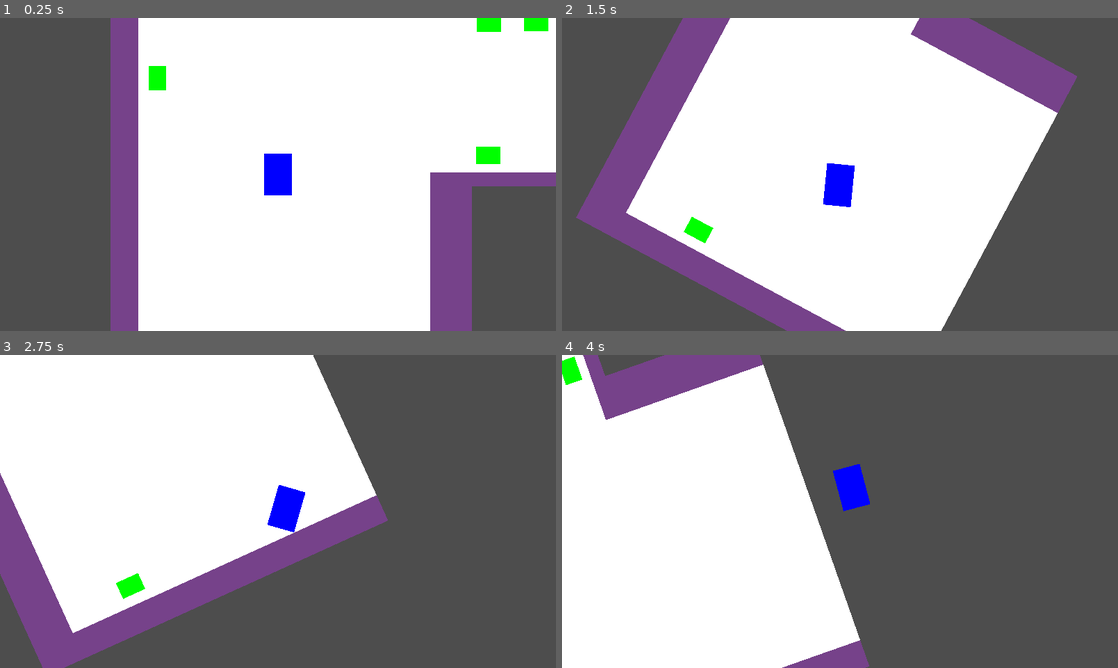
Above: before the commit, frames 1-4 (two rows, left to right).
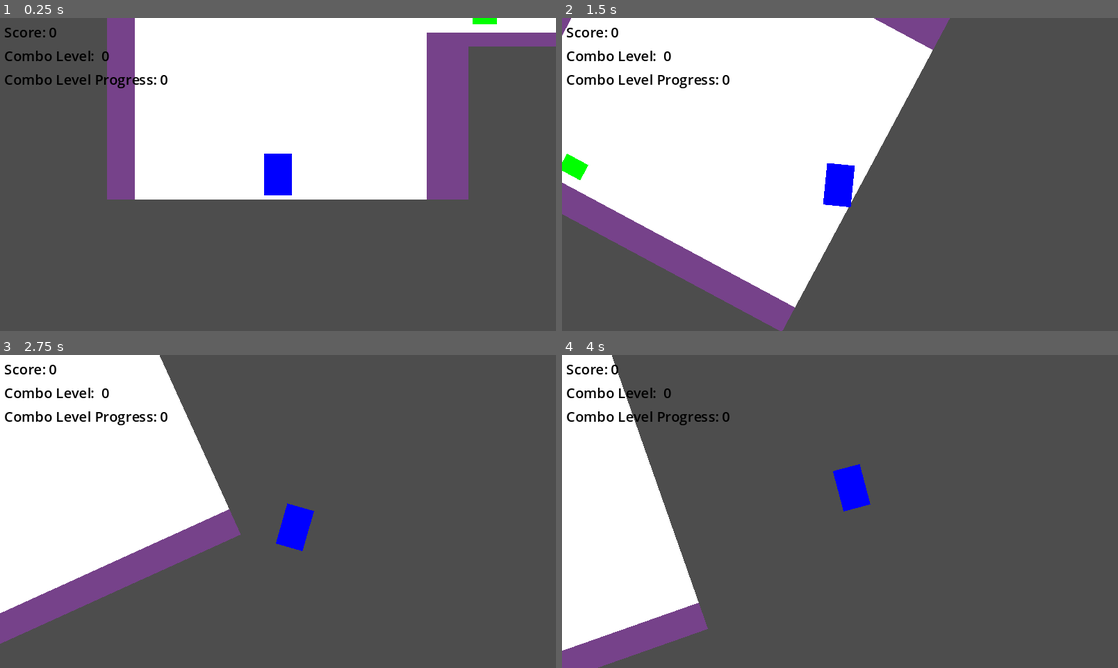
Above: after the commit, the same moments.

Repository: lukeledvina/UnleashTheBeast
Game: Godot game, scene res://Game/game.tscn
The game is run twice, just before and just after one commit, with the same random seed, the same clock (stepped at 60 frames per second) and the same inputs.
Inputs:
- Up to frame 1 (0.25 s): no input
- Up to frame 2 (1.5 s): tap Enter at 0.5 s; hold D (right) 0.53-1.28 s; hold Space (drift) 0.53-1.28 s; hold S (down) from 1.28 s (still down); tap Space (drift) at 1.35 s
- Up to frame 3 (2.75 s): release S (down) at 2.03 s; hold D (right) from 2.03 s (still down); hold Space (drift) from 2.03 s (still down)
- Up to frame 4 (4 s): release D (right) at 2.78 s; release Space (drift) at 2.78 s; hold W (up) 2.78-3.53 s; tap Space (drift) at 2.85 s; hold A (left) from 3.53 s (still down); hold Space (drift) from 3.53 s (still down)

The runs differ from the first frame. In frame 1, 40% of the frame differs, in the area x 0-100%, y 0-100%; in frame 2, 40%, in the area x 0-93%, y 0-100%; in frame 3, 30%; in frame 4, 32%.

Commit message:
Add basic UI

Diff:
--- a/Game/game.gd
+++ b/Game/game.gd
@@ -1,5 +1,7 @@
 extends Node2D
 
+@onready var ui = $UI
+@onready var score_manager = $ScoreManager
 var total_score: int = 0
 @onready var breakables = $Level/BreakableContainer.get_children()
 
@@ -10,5 +12,7 @@
 		breakable.connect("broken", _on_breakable_broken)
 
 func _on_breakable_broken(score):
-	total_score += score
+	score_manager.increase_score(score)
 	combo_manager.increase_combo(score)
+	ui.update_score_label(score_manager.total_score)
+	ui.update_combo_labels()
--- /dev/null
+++ b/Game/game.tres
@@ -0,0 +1,4 @@
+[gd_resource type="Theme" format=3 uid="uid://b8irtq06na5ky"]
+
+[resource]
+Label/colors/font_color = Color(0, 0, 0, 1)
--- a/Game/game.tscn
+++ b/Game/game.tscn
@@ -1,10 +1,13 @@
-[gd_scene load_steps=8 format=4 uid="uid://un11lho26yb0"]
+[gd_scene load_steps=11 format=4 uid="uid://un11lho26yb0"]
 
 [ext_resource type="Script" path="res://Game/game.gd" id="1_q2x0k"]
 [ext_resource type="PackedScene" uid="uid://bdspyp38526mk" path="res://Player/player.tscn" id="1_usffs"]
 [ext_resource type="PackedScene" uid="uid://cc4rd2irruhmg" path="res://Breakable/stall.tscn" id="2_b8qv0"]
+[ext_resource type="Script" path="res://Game/ui.gd" id="2_nxfvy"]
 [ext_resource type="Texture2D" uid="uid://ksvo7yqpker5" path="res://ground-boundaries.png" id="2_tpc2b"]
+[ext_resource type="Theme" uid="uid://b8irtq06na5ky" path="res://Game/game.tres" id="3_23llm"]
 [ext_resource type="Script" path="res://Game/combo_manager.gd" id="5_21s2v"]
+[ext_resource type="Script" path="res://Game/score_manager.gd" id="6_ejamr"]
 
 [sub_resource type="TileSetAtlasSource" id="TileSetAtlasSource_3xmjq"]
 texture = ExtResource("2_tpc2b")
@@ -19,6 +22,36 @@
 
 [node name="Game" type="Node2D"]
 script = ExtResource("1_q2x0k")
+
+[node name="UI" type="CanvasLayer" parent="."]
+script = ExtResource("2_nxfvy")
+
+[node name="Control" type="Control" parent="UI"]
+layout_mode = 3
+anchors_preset = 0
+offset_right = 40.0
+offset_bottom = 40.0
+
+[node name="VBoxContainer" type="VBoxContainer" parent="UI/Control"]
+layout_mode = 1
+anchors_preset = -1
+offset_left = 5.0
+offset_top = 5.0
+
+[node name="ScoreLabel" type="Label" parent="UI/Control/VBoxContainer"]
+layout_mode = 2
+theme = ExtResource("3_23llm")
+text = "Score: 0"
+
+[node name="ComboLevelLabel" type="Label" parent="UI/Control/VBoxContainer"]
+layout_mode = 2
+theme = ExtResource("3_23llm")
+text = "Combo Level:  0"
+
+[node name="ComboProgressLabel" type="Label" parent="UI/Control/VBoxContainer"]
+layout_mode = 2
+theme = ExtResource("3_23llm")
+text = "Combo Level Progress: 0"
 
 [node name="Level" type="Node2D" parent="."]
 
@@ -89,9 +122,7 @@
 
 [node name="Player" parent="." instance=ExtResource("1_usffs")]
 modulate = Color(0, 0, 1, 1)
-position = Vector2(321, 210)
-
-[node name="UI" type="CanvasLayer" parent="."]
+position = Vector2(325, 371)
 
 [node name="ComboManager" type="Node2D" parent="."]
 script = ExtResource("5_21s2v")
@@ -100,4 +131,7 @@
 wait_time = 3.0
 one_shot = true
 
+[node name="ScoreManager" type="Node2D" parent="."]
+script = ExtResource("6_ejamr")
+
 [connection signal="timeout" from="ComboManager/ComboTimeoutTimer" to="ComboManager" method="_on_combo_timeout_timer_timeout"]
--- /dev/null
+++ b/Game/score_manager.gd
@@ -0,0 +1,6 @@
+extends Node2D
+
+var total_score: int = 0
+
+func increase_score(score):
+	total_score += score
--- /dev/null
+++ b/Game/ui.gd
@@ -0,0 +1,11 @@
+extends CanvasLayer
+
+@onready var score_label = $Control/VBoxContainer/ScoreLabel
+@onready var combo_level_label = $Control/VBoxContainer/ComboLevelLabel
+@onready var combo_progress_label = $Control/VBoxContainer/ComboProgressLabel
+
+func update_score_label(score):
+	score_label.text = "Score: " + str(score)
+
+func update_combo_labels():
+	pass
Not shown, changed: TODO.txt
